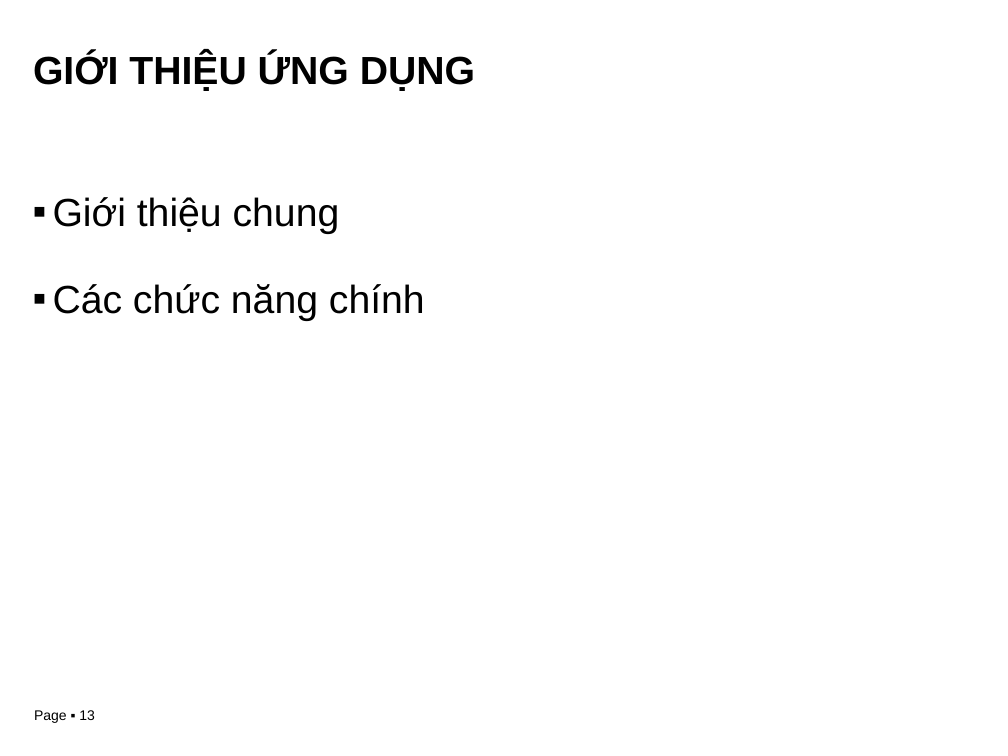
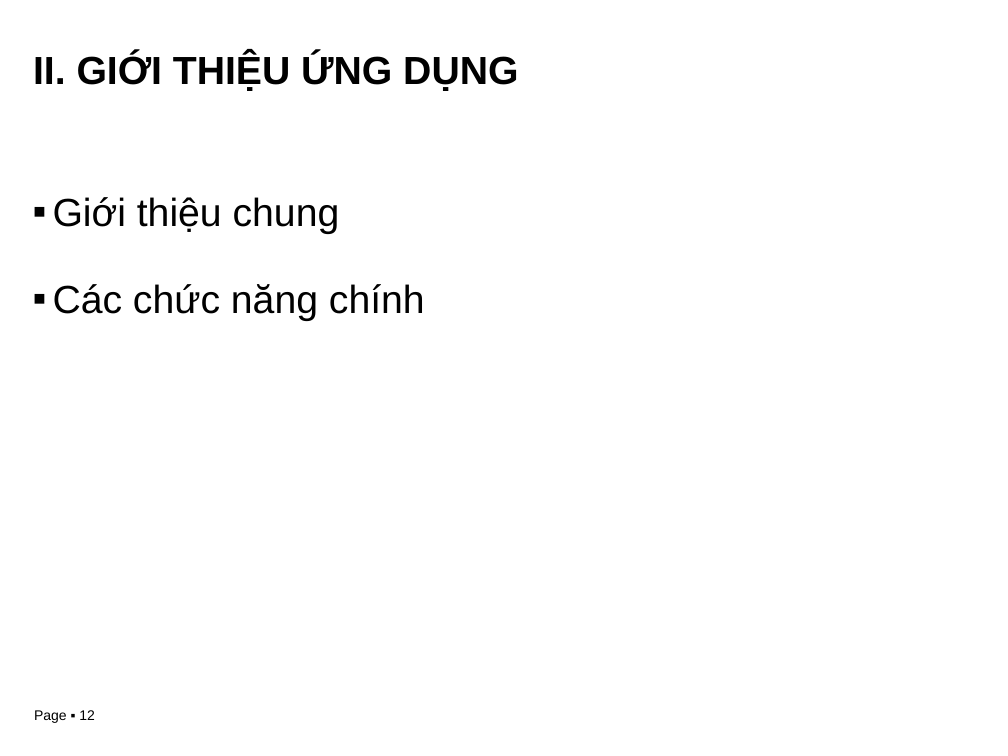
Before and after one commit to btheanh174/kl07-nha03, a slide deck: slide 12 of Reports/28-03-2011-Slide.pptx (slide 13 before the commit). Drawn at 1008x756 pixels with LibreOffice and Linux fonts; fonts in the diff are those of the drawing; background and template pictures are left out. Boxes give left, top, right and bottom in pixels: in the first picture for what was removed or moved away, otherwise in the second. Text is boxed around its words. In the diff, an @@ line names an element or a change of style, - is before the commit and + after.

```diff
--- a/Reports/28-03-2011-Slide.pptx
+++ b/Reports/28-03-2011-Slide.pptx
@@ title at [33,53,518,91]: text changed @@
-GIỚI THIỆU ỨNG DỤNG
+II. GIỚI THIỆU ỨNG DỤNG
@@ page number at [34,710,95,723]: text changed @@
-Page ▪ 13
+Page ▪ 12
```
Also in this commit, not shown: 14 other slides changed, 3 slides added.
